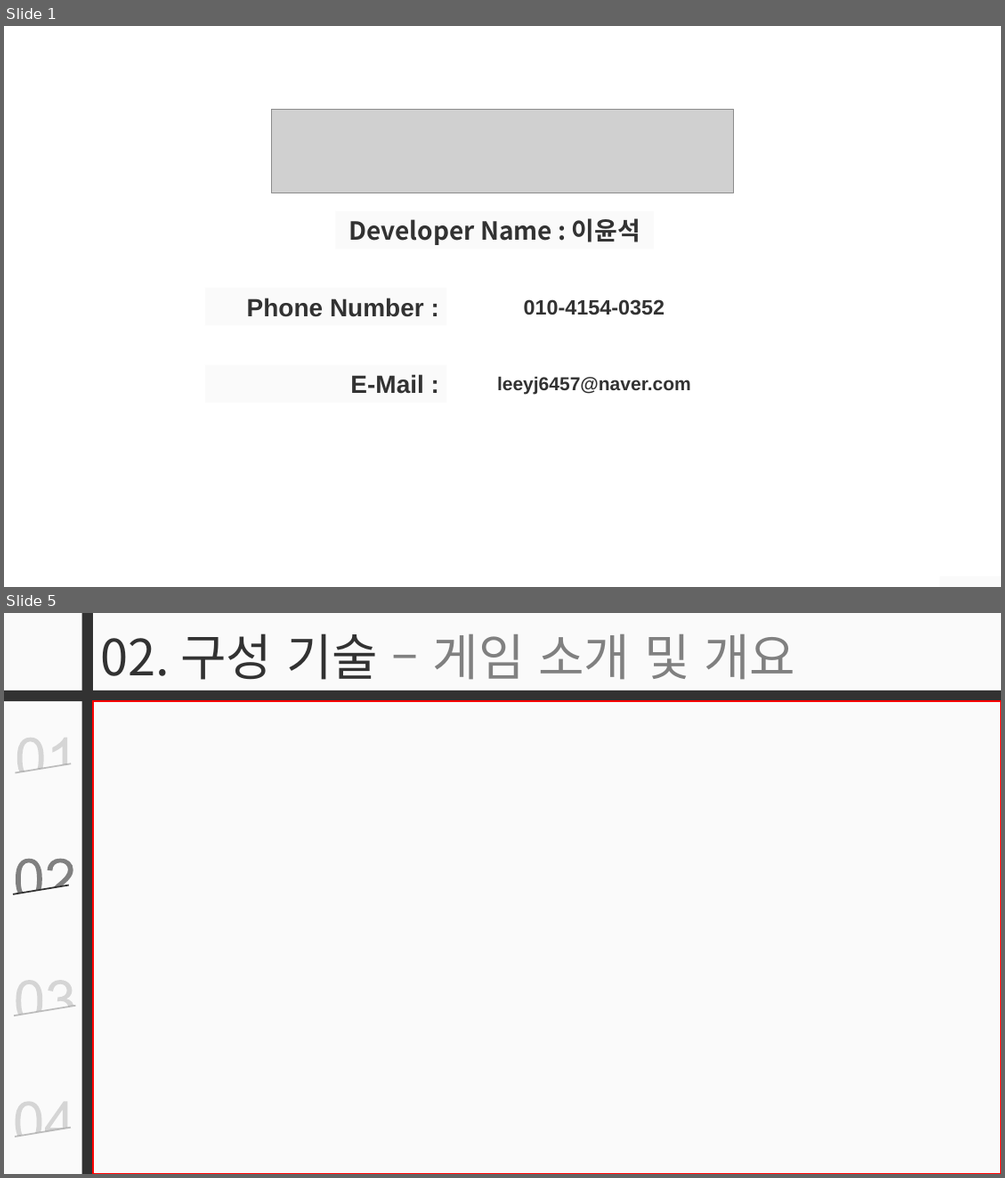
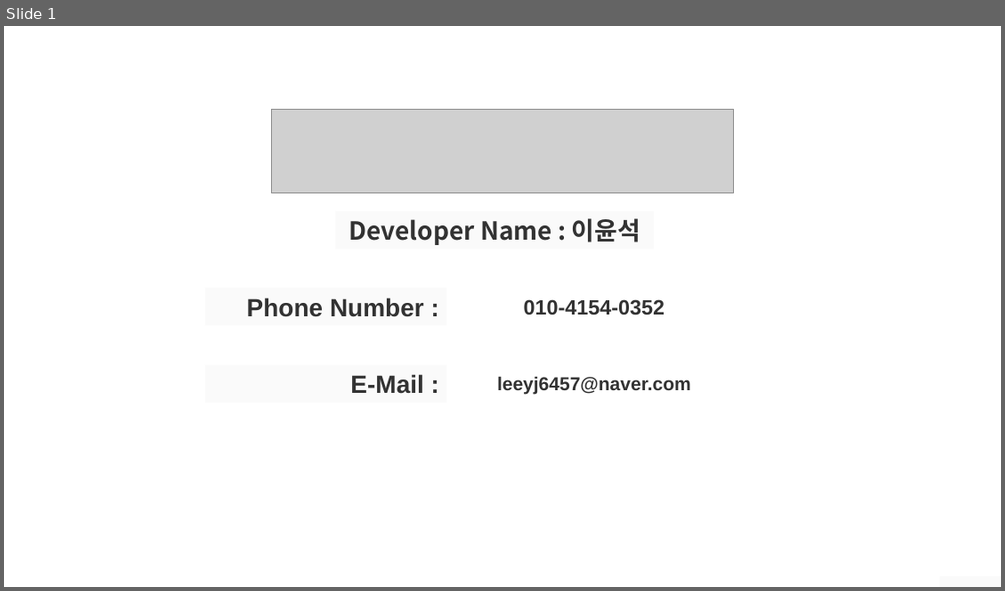
Before and after one commit to simplex3510/GeoStrike, a slide deck: 포트폴리오.pptx. Shown one above the other, each under a label of ours: slides 1 and 5 before the commit, slide 1 after it; the slides between them are not shown. The pictures are 1005x1178 and 1005x591 pixels, drawn with LibreOffice and Linux fonts; fonts in the diff are those of the drawing; grey boxes stand for pictures; background and template pictures are left out. Boxes give left, top, right and bottom in pixels: in the first picture for what was removed or moved away, otherwise in the second. Text is boxed around its words. In the diff, an @@ line names an element or a change of style, - is before the commit and + after.

```diff
--- a/포트폴리오.pptx
+++ b/포트폴리오.pptx
@@ slide 5 removed at (4,613,1001,1174), background #FFFFFF @@
@@ rectangle removed at (4,613,1001,1174) @@
@@ rectangle removed at (81,613,93,1174) @@
@@ text removed at (100,633,795,680) @@
-02. 구성 기술 – 게임 소개 및 개요
@@ rectangle removed at (4,690,1001,701) @@
@@ rectangle removed at (93,701,1001,1174) @@
@@ freeform shape removed at (17,737,67,771) @@
@@ line removed from (16, 773) to (72, 763) @@
@@ freeform shape removed at (16,859,73,892) @@
@@ line removed from (13, 894) to (69, 885) @@
@@ freeform shape removed at (16,981,73,1014) @@
@@ line removed from (14, 1015) to (76, 1005) @@
@@ freeform shape removed at (16,1102,67,1135) @@
@@ line removed from (16, 1136) to (71, 1127) @@
```
Also in this commit, not shown: 5 slides changed, 5 slides added.
